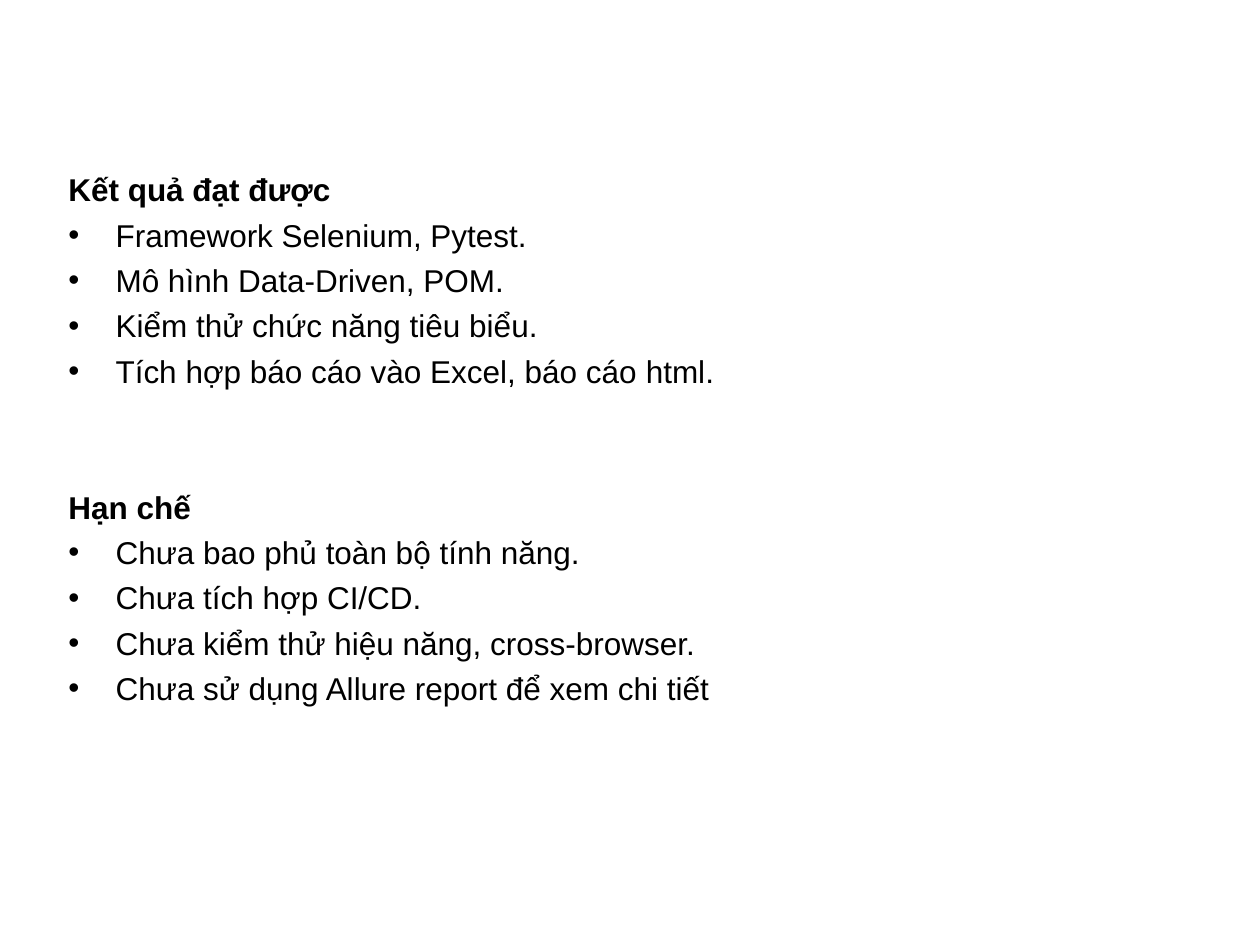
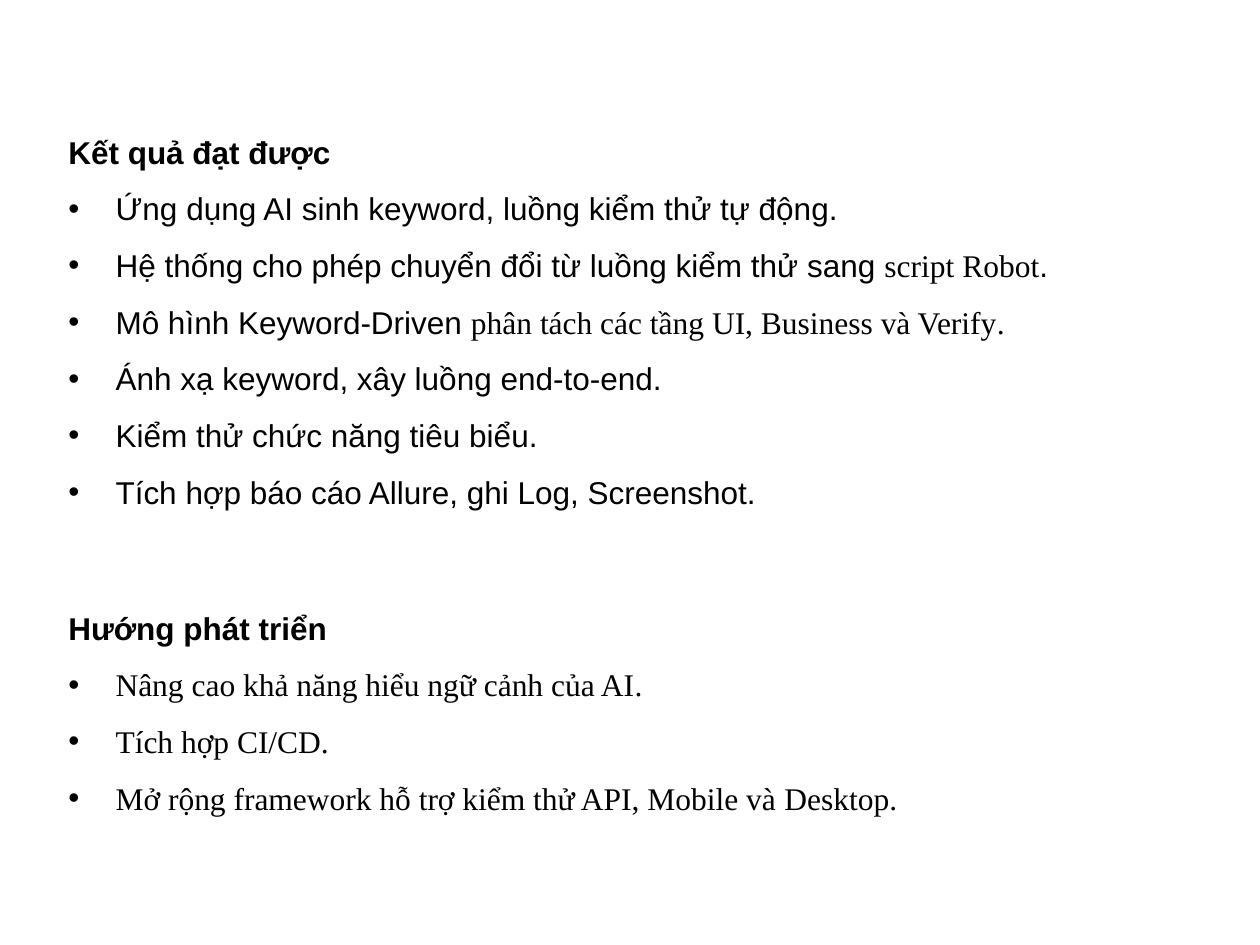
Before and after one commit to ngthiquyen/DoAnTotNghiep_NguyenQuyen_10122312, a slide deck: slide 21 of docx/NguyenThiQuyen_Slide báo cáo.pptx (slide 13 before the commit). Drawn at 1260x945 pixels with LibreOffice and Linux fonts; fonts in the diff are those of the drawing; background and template pictures are left out. Boxes give left, top, right and bottom in pixels: in the first picture for what was removed or moved away, otherwise in the second. Text is boxed around its words. In the diff, an @@ line names an element or a change of style, - is before the commit and + after.

Commit message:
slide

```diff
--- a/docx/NguyenThiQuyen_Slide báo cáo.pptx
+++ b/docx/NguyenThiQuyen_Slide báo cáo.pptx
@@ text at bbox=[116, 195, 1048, 396]: text changed @@
-• Framework Selenium, Pytest.
-• Mô hình Data-Driven, POM.
+• Ứng dụng AI sinh keyword, luồng kiểm thử tự động.
+• Hệ thống cho phép chuyển đổi từ luồng kiểm thử sang script Robot.
+• Mô hình Keyword-Driven phân tách các tầng UI, Business và Verify.
+• Ánh xạ keyword, xây luồng end-to-end.
@@ text at bbox=[116, 422, 537, 453]: line spacing 1.2 to 1.5 @@
@@ text at bbox=[68, 480, 897, 816]: text changed; font Arial to Times New Roman @@
-• Tích hợp báo cáo vào Excel, báo cáo html.
-Hạn chế
-• Chưa bao phủ toàn bộ tính năng.
-• Chưa tích hợp CI/CD.
-• Chưa kiểm thử hiệu năng, cross-browser.
-• Chưa sử dụng Allure report để xem chi tiết
+• Tích hợp báo cáo Allure, ghi Log, Screenshot.
+Hướng phát triển
+• Nâng cao khả năng hiểu ngữ cảnh của AI.
+• Tích hợp CI/CD.
+• Mở rộng framework hỗ trợ kiểm thử API, Mobile và Desktop.
```
Also in this commit, not shown: 3 other slides changed, 17 slides added, 11 slides removed.
